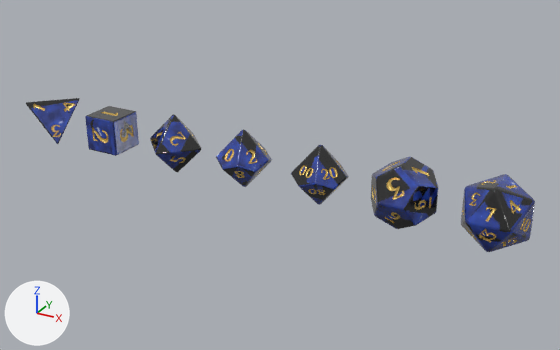
A saved change to the glTF model public/dice/lapis-lazuli.glb.
Camera for both pictures: a 50 mm camera at (23.94, -122.46, 11.28) aimed at (10.94, -98.82, -0.54). The lights are fixed; the arrows at lower left show +X, +Y and +Z. The first picture is the older version. Vertices at exactly the same position are counted once.

Names of what the first picture shows: 'd10', 'd100', 'd12', 'd20', 'd4', 'd6', 'd8'.
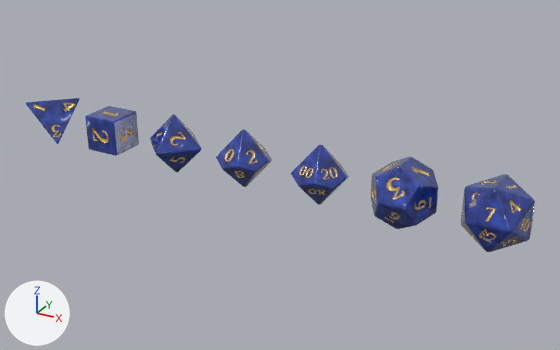
The change, as a diff of the scene's bpy script:
```diff
--- a/public/dice/lapis-lazuli.glb.py
+++ b/public/dice/lapis-lazuli.glb.py
@@ me_lapis_lazuli_d4_001 @@
-me_lapis_lazuli_d4_001.from_pydata(...)  # 996 vertices, 1988 faces; spans x -0.81..0.81, y -0.81..0.81, z -0.81..0.81
+me_lapis_lazuli_d4_001.from_pydata(...)  # 1132 vertices, 2260 faces; spans x -0.81..0.81, y -0.81..0.81, z -0.81..0.81
+# me_lapis_lazuli_d4_001 part 1: 24 vertices moved within x -0.8..0.8, y -0.8..0.8, z -0.8..0.8; 20 vertices removed from x -0.79..0.79, y -0.79..0.79, z -0.79..0.79; 156 vertices added at x -0.81..0.81, y -0.81..0.81, z -0.81..0.81
+# me_lapis_lazuli_d4_001 part 2: 1820 kept faces spanning x -0.81..0.81, y -0.81..0.81, z -0.81..0.81 get new texture (UV) coordinates
 me_lapis_lazuli_d4_001.materials.append(mat_lapis_lazuli_d4_body)
@@ me_lapis_lazuli_d6_001 @@
-me_lapis_lazuli_d6_001.from_pydata(...)  # 743 vertices, 1482 faces; spans x -0.75..0.75, y -0.75..0.75, z -0.75..0.75
+me_lapis_lazuli_d6_001.from_pydata(...)  # 1015 vertices, 2026 faces; spans x -0.75..0.75, y -0.75..0.75, z -0.75..0.75
+# me_lapis_lazuli_d6_001 part 3: 96 vertices removed from x -0.74..0.74, y -0.74..0.74, z -0.74..0.74; 368 vertices added at x -0.75..0.75, y -0.75..0.75, z -0.75..0.75
+# me_lapis_lazuli_d6_001 part 4: 1066 kept faces spanning x -0.75..0.75, y -0.75..0.75, z -0.75..0.75 get new texture (UV) coordinates
 me_lapis_lazuli_d6_001.materials.append(mat_lapis_lazuli_d6_body)
@@ me_lapis_lazuli_d8_001 @@
-me_lapis_lazuli_d8_001.from_pydata(...)  # 950 vertices, 1896 faces; spans x -1.23..1.23, y -1.23..1.23, z -1.23..1.23
+me_lapis_lazuli_d8_001.from_pydata(...)  # 1220 vertices, 2436 faces; spans x -1.24..1.24, y -1.24..1.24, z -1.24..1.24
+# me_lapis_lazuli_d8_001 part 5: 48 vertices removed from x -1.22..1.22, y -1.22..1.22, z -1.22..1.22; 318 vertices added at x -1.24..1.24, y -1.24..1.24, z -1.24..1.24
+# me_lapis_lazuli_d8_001 part 6: 1521 kept faces spanning x -1.21..1.21, y -1.21..1.21, z -1.21..1.21 get new texture (UV) coordinates
 me_lapis_lazuli_d8_001.materials.append(mat_lapis_lazuli_d8_body)
@@ me_lapis_lazuli_d10_001 @@
-me_lapis_lazuli_d10_001.from_pydata(...)  # 1312 vertices, 2620 faces; spans x -1.06..1.06, y -1.01..1.01, z -1.17..1.17
+me_lapis_lazuli_d10_001.from_pydata(...)  # 1764 vertices, 3524 faces; spans x -1.06..1.06, y -1.01..1.01, z -1.18..1.18
+# me_lapis_lazuli_d10_001 part 7: 51 vertices moved within x -1.06..0.87, y -1.01..1.01, z -1.17..1.16; 115 vertices removed from x -1.05..1.05, y -1.0..1.0, z -1.17..1.17; 567 vertices added at x -1.06..1.06, y -1.01..1.01, z -1.18..1.18
+# me_lapis_lazuli_d10_001 part 8: 1966 kept faces spanning x -1.05..1.05, y -1.0..1.0, z -1.17..1.15 get new texture (UV) coordinates
 me_lapis_lazuli_d10_001.materials.append(mat_lapis_lazuli_d10_body)
@@ me_lapis_lazuli_d12_001 @@
-me_lapis_lazuli_d12_001.from_pydata(...)  # 1681 vertices, 3358 faces; spans x -1.2..1.2, y -1.2..1.2, z -1.2..1.2
+me_lapis_lazuli_d12_001.from_pydata(...)  # 2361 vertices, 4718 faces; spans x -1.2..1.2, y -1.2..1.2, z -1.2..1.2
+# me_lapis_lazuli_d12_001 part 9: 84 vertices removed from x -1.18..1.18, y -1.18..1.18, z -1.18..1.18; 764 vertices added at x -1.2..1.2, y -1.2..1.2, z -1.2..1.2
+# me_lapis_lazuli_d12_001 part 10: 2354 kept faces spanning x -1.2..1.2, y -1.2..1.2, z -1.2..1.2 get new texture (UV) coordinates
 me_lapis_lazuli_d12_001.materials.append(mat_lapis_lazuli_d12_body)
@@ me_lapis_lazuli_d20_001 @@
-me_lapis_lazuli_d20_001.from_pydata(...)  # 2692 vertices, 5380 faces; spans x -1.14..1.14, y -1.14..1.14, z -1.14..1.14
+me_lapis_lazuli_d20_001.from_pydata(...)  # 3366 vertices, 6728 faces; spans x -1.14..1.14, y -1.14..1.14, z -1.14..1.14
+# me_lapis_lazuli_d20_001 part 11: 114 vertices moved within x -1.13..1.13, y -1.13..1.13, z -1.13..1.13; 210 vertices removed from x -1.14..1.14, y -1.14..1.14, z -1.14..1.14; 884 vertices added at x -1.14..1.14, y -1.14..1.14, z -1.14..1.14
+# me_lapis_lazuli_d20_001 part 12: 4434 kept faces spanning x -1.13..1.13, y -1.13..1.13, z -1.13..1.13 get new texture (UV) coordinates
 me_lapis_lazuli_d20_001.materials.append(mat_lapis_lazuli_d20_body)
@@ me_lapis_lazuli_d100_001 @@
-me_lapis_lazuli_d100_001.from_pydata(...)  # 2098 vertices, 4192 faces; spans x -1.06..1.06, y -1.01..1.01, z -1.17..1.17
+me_lapis_lazuli_d100_001.from_pydata(...)  # 2550 vertices, 5096 faces; spans x -1.06..1.06, y -1.01..1.01, z -1.18..1.18
+# me_lapis_lazuli_d100_001 part 13: 51 vertices moved within x -1.06..0.87, y -1.01..1.01, z -1.17..1.16; 115 vertices removed from x -1.05..1.05, y -1.0..1.0, z -1.17..1.17; 567 vertices added at x -1.06..1.06, y -1.01..1.01, z -1.18..1.18
+# me_lapis_lazuli_d100_001 part 14: 3538 kept faces spanning x -1.05..1.05, y -1.0..1.0, z -1.17..1.15 get new texture (UV) coordinates
 me_lapis_lazuli_d100_001.materials.append(mat_lapis_lazuli_d100_body)
```

What differs and where, as boxes (x1, y1, x2, y2) in the pictures (560 x 350 px):
part 1 of me_lapis_lazuli_d4_001, reshaped: after (26, 98, 80, 144)
part 2 of me_lapis_lazuli_d4_001, surface changed: (27, 98, 79, 143) in both
part 3 of me_lapis_lazuli_d6_001, reshaped: before (85, 111, 139, 156); after (85, 106, 139, 156)
part 4 of me_lapis_lazuli_d6_001, surface changed: (86, 106, 138, 155) in both
part 5 of me_lapis_lazuli_d8_001, reshaped: after (150, 114, 201, 172)
part 6 of me_lapis_lazuli_d8_001, surface changed: (150, 115, 200, 172) in both
part 7 of me_lapis_lazuli_d10_001, reshaped: before (216, 130, 272, 187); after (216, 129, 272, 187)
part 8 of me_lapis_lazuli_d10_001, surface changed: (217, 131, 269, 186) in both
part 9 of me_lapis_lazuli_d12_001, reshaped: before (372, 157, 438, 229); after (371, 157, 439, 229)
part 10 of me_lapis_lazuli_d12_001, surface changed (black to blue): (371, 157, 438, 229) in both
part 11 of me_lapis_lazuli_d20_001, reshaped: (461, 174, 535, 252) in both
part 12 of me_lapis_lazuli_d20_001, surface changed: (461, 174, 534, 250) in both
part 13 of me_lapis_lazuli_d100_001, reshaped: (291, 145, 349, 205) in both
part 14 of me_lapis_lazuli_d100_001, surface changed (black to blue): (292, 146, 348, 204) in both
